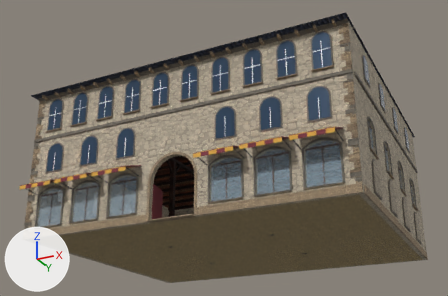
One commit to the glTF model art/town/shops/shop_guild.gltf: the scene before it, then after it.
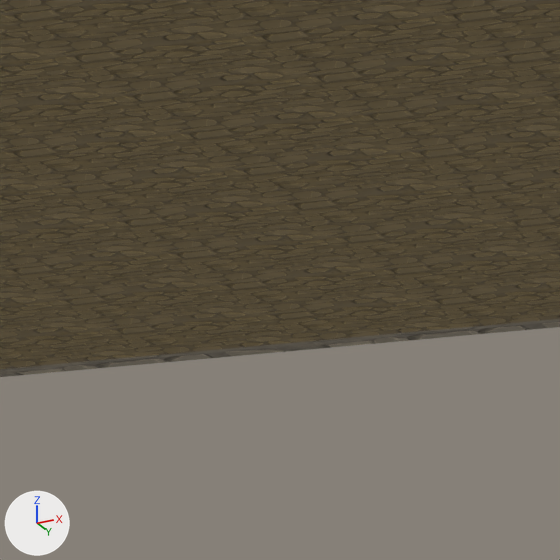
Each version is shown whole from a 50 mm camera at (19.3, -31.4, -10.1) aimed at (-0.7, 8.6, 7.9), then close up on the part from 71% to 82% of the width and 80% to 97% of the height. Arrows for +X, +Y and +Z are at lower left; the lights stay in place. The older version's two pictures come first. Objects named as collision shapes, trigger or cutter boxes, shadow casters or lower levels of detail are left out. Vertices at exactly the same position are counted once.

The scene before the commit, as lines of its bpy script (objects in view):
```python
me_p31 = bpy.data.meshes.new('P31')
me_p31.from_pydata(...)  # 5849 vertices, 10888 faces; spans x -12.0..12.0, y -1.7..19.9, z 0.0..15.3
# faces by material slot: [864, 2088, 4812, 1508, 1152, 312, 144, 8]
me_p31.materials.append(mat_m_townshopfront)
me_p31.materials.append(mat_m_townstone)
me_p31.materials.append(mat_m_towntrim)
me_p31.materials.append(mat_m_townpaint)
me_p31.materials.append(mat_m_townglass)
me_p31.materials.append(mat_m_townwood)
me_p31.materials.append(mat_m_townmetal)
me_p31.materials.append(mat_m_townslate)
ob_shop_guild = bpy.data.objects.new('shop_guild', me_p31)
ob_shop_guild.location = (0.0, 0.0, 0.0)
```
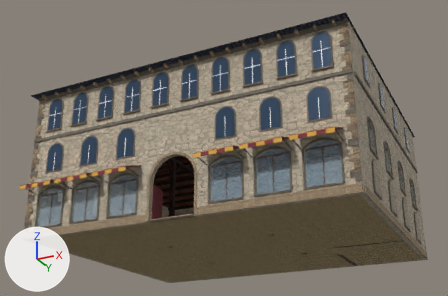
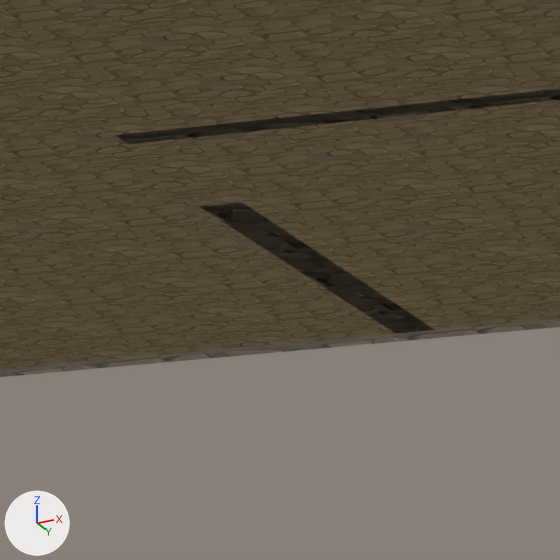
Pixel boxes (x1, y1, x2, y2) of what changed, in the close-ups (560 x 560 px):
part 1 of me_p31, added
    after: (116, 89, 560, 144)
part 2 of me_p31, added
    after: (199, 202, 435, 334)

The change in detail:
me_p31 is used by ob_shop_guild; location (0.0, 0.0, 0.0).
me_p31 had 5849 vertices, 10888 faces and spanned x -12.0..12.0, y -1.7..19.9, z 0.0..15.3.
me_p31 now has 5865 vertices, 10912 faces and spans x -12.0..12.0, y -1.7..19.9, z 0.0..15.3.
me_p31 part 1: a new loose piece, a box spanning x 6.2..11.55, y 11.85..12.15, z 0.0..7.0, in mat_m_townstone.
me_p31 part 2: a new loose piece, a box spanning x 6.05..6.35, y 14.2..19.1, z 0.0..7.0, in mat_m_townstone.
